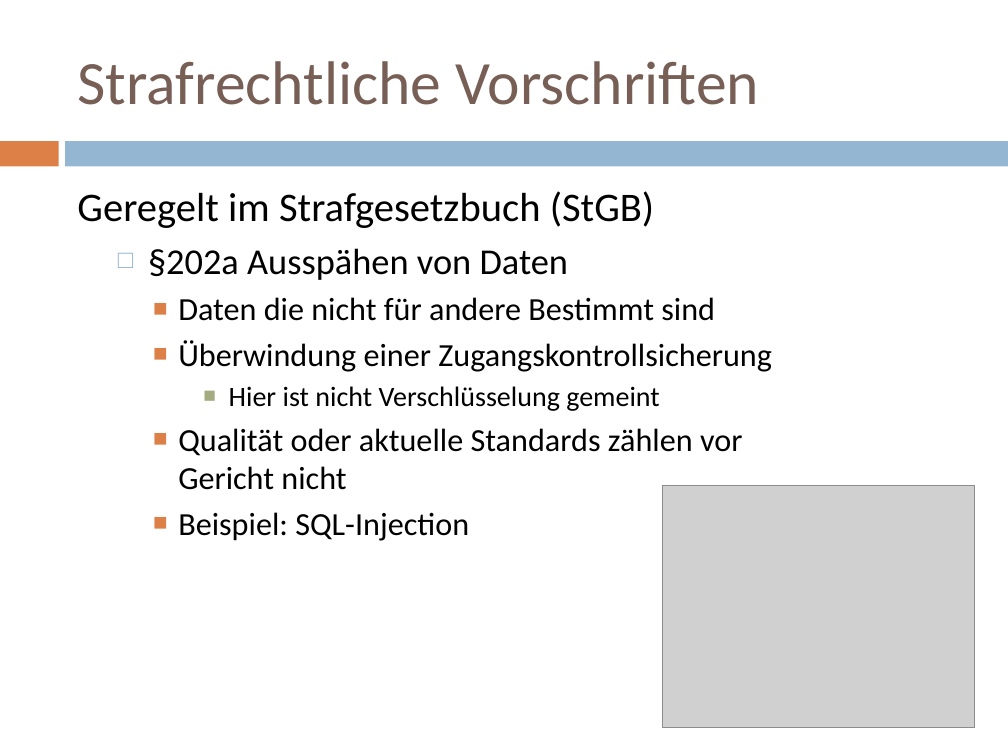
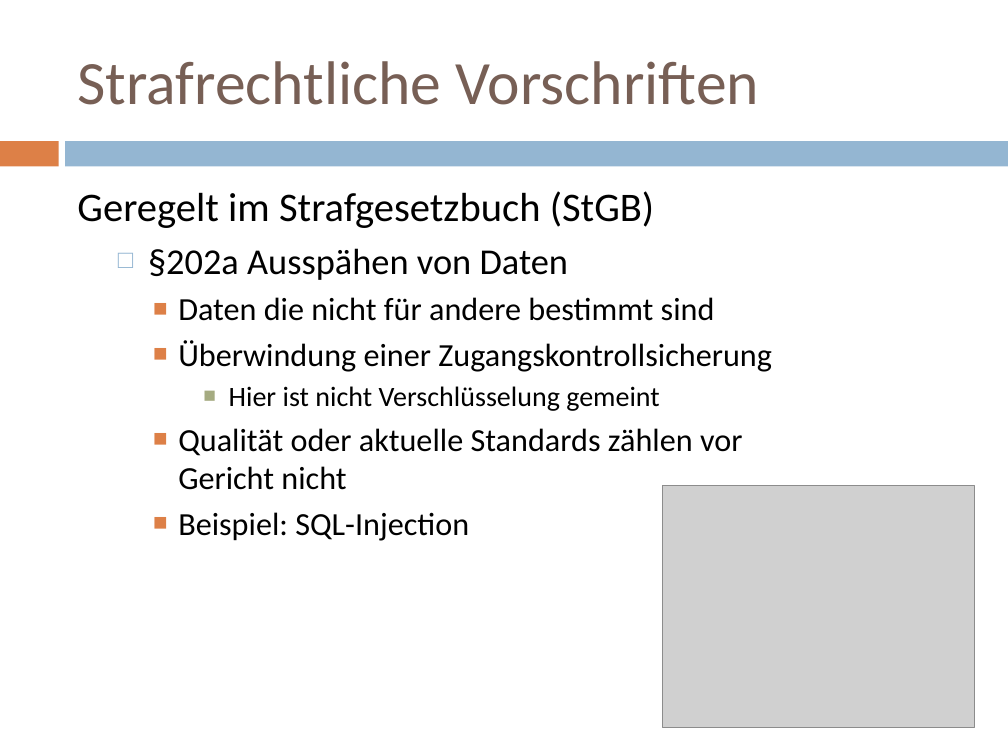
Before and after one commit to doctordebug/Hackerpraktikum, a slide deck: slide 11 of Präsentationen/PT1.pptx. Drawn at 1008x756 pixels with LibreOffice and Linux fonts; fonts in the diff are those of the drawing; grey boxes stand for pictures. Boxes give left, top, right and bottom in pixels: in the first picture for what was removed or moved away, otherwise in the second. Text is boxed around its words. In the diff, an @@ line names an element or a change of style, - is before the commit and + after.

```diff
--- a/Präsentationen/PT1.pptx
+++ b/Präsentationen/PT1.pptx
@@ text at (178,297,715,321): text changed @@
-    ■ Daten die nicht für andere Bestimmt sind
+    ■ Daten die nicht für andere bestimmt sind
```
Also in this commit, not shown: 1 other file.
